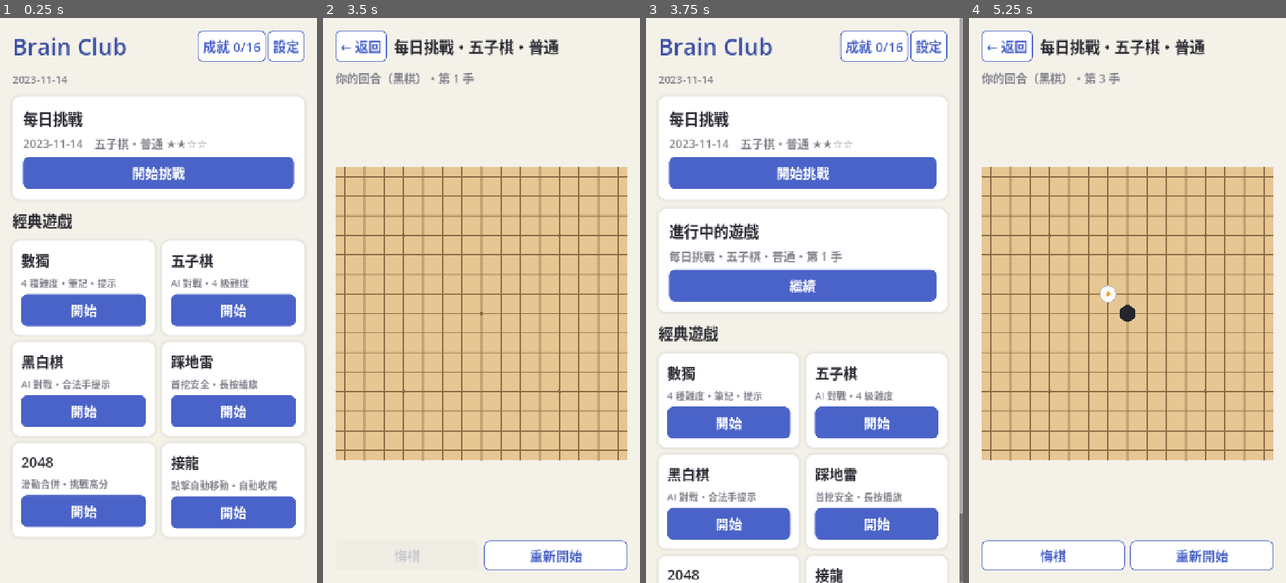
Above: before the commit, frames 1-4 (left to right).
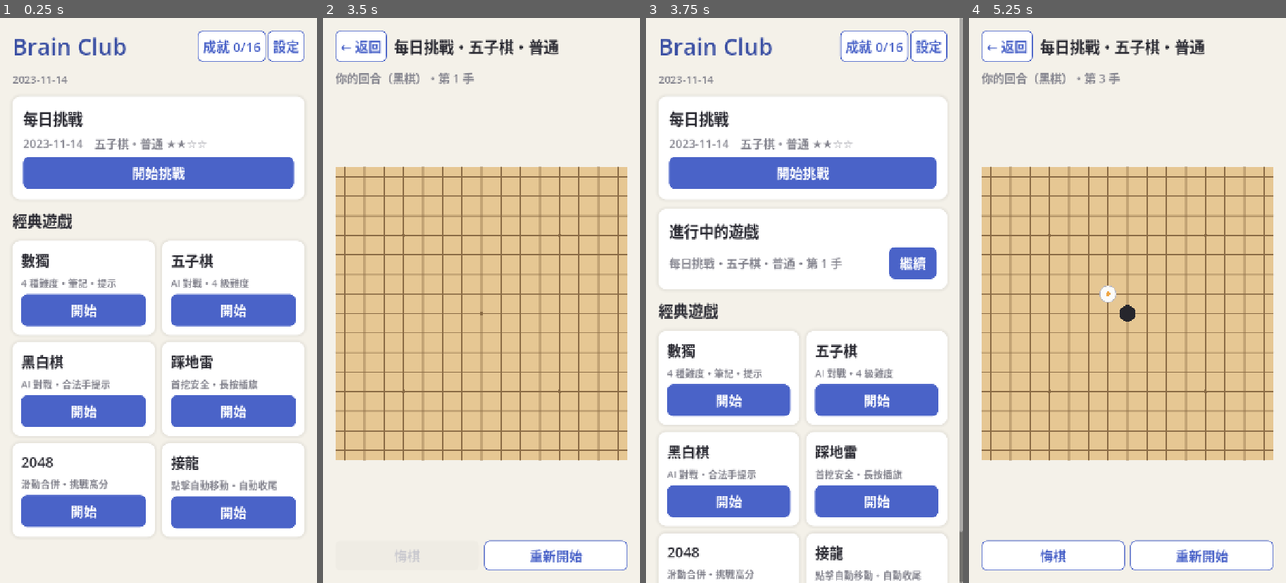
Above: after the commit, the same moments.

Repository: bny0829/BrainTraining
Game: Godot game, scene res://scenes/main.tscn
Same seed, same stepped clock (60 frames per second), same inputs: the game is played once before the commit and once after it.
Inputs (mouse positions are in pixels of both pictures, inside the frame that each line leads up to):
- Up to frame 1 (0.25 s): no input
- Up to frame 2 (3.5 s): click "開始挑戰" at 0.5 s; click "重新開始" at 1.25 s; click "重新開始" at 2 s; click "重新開始" at 2.75 s
- Up to frame 3 (3.75 s): click "← 返回" at 3.5 s
- Up to frame 4 (5.25 s): click "繼續" at 4.25 s; tap Enter at 5 s; move the mouse to (1127, 311) at 5.02 s; hold Right (ui_right) from 5.03 s (still down); click (1127, 311) at 5.17 s

Frames 1-2 are identical in both runs. In frame 3, 25% of the frame differs, in the area x 4-100%, y 40-100%; in frame 4, nothing differs.

Commit message:
feat: 每款遊戲獨立的進行中存檔（可同時掛多局，含舊存檔自動遷移）
Co-Authored-By: Claude Fable 5 <noreply@anthropic.com>

Diff:
--- a/autoload/save_manager.gd
+++ b/autoload/save_manager.gd
@@ -26,6 +26,17 @@
 			var parsed: Variant = JSON.parse_string(f.get_as_text())
 			if parsed is Dictionary:
 				data = parsed
+	_migrate_in_progress()
+
+
+## v0.7 以前全平台只有一格進行中存檔（"in_progress"），v0.8 起每款遊戲各自一格。
+## 舊存檔自動搬到新結構，玩家進度不會遺失。
+func _migrate_in_progress() -> void:
+	var old: Variant = data.get("in_progress")
+	if old is Dictionary and (old as Dictionary).has("game"):
+		section("in_progress_games")[String(old["game"])] = old
+		data.erase("in_progress")
+		save()
 
 
 func save() -> void:
@@ -41,19 +52,24 @@
 	return data[key]
 
 
-# ---- 進行中的遊戲（全平台同時只保留一局） ----
+# ---- 進行中的遊戲（v0.8 起每款遊戲各自一格，可同時掛多局） ----
 
-func get_in_progress() -> Dictionary:
-	var v: Variant = data.get("in_progress")
-	return v if v is Dictionary else {}
+func get_in_progress(game: String) -> Dictionary:
+	var all: Variant = data.get("in_progress_games")
+	if all is Dictionary:
+		var v: Variant = (all as Dictionary).get(game)
+		if v is Dictionary:
+			return v
+	return {}
 
 
-## 傳入空字典代表清除
-func set_in_progress(state: Dictionary) -> void:
+## 傳入空字典代表清除該遊戲的進度
+func set_in_progress(game: String, state: Dictionary) -> void:
+	var all := section("in_progress_games")
 	if state.is_empty():
-		data.erase("in_progress")
+		all.erase(game)
 	else:
-		data["in_progress"] = state
+		all[game] = state
 	save()
 
 
--- a/project.godot
+++ b/project.godot
@@ -36,18 +36,13 @@
 window/stretch/mode="canvas_items"
 window/stretch/aspect="expand"
 window/handheld/orientation=1
-; Android 幀節奏：auto 模式降低觸控到畫面的延遲，改善捲動頓挫感
-window/frame_pacing/android/enable_frame_pacing=true
-window/frame_pacing/android/swappy_mode=2
 
 [gui]
 
-; 關閉控制項像素貼齊：捲動時以次像素平滑移動（高倍縮放下較順）
 common/snap_controls_to_pixels=false
 
 [input_devices]
 
-; 敏捷輸入排清：觸控事件即時處理而非每幀一批，滑動追手更順（Android/iOS）
 buffering/agile_event_flushing=true
 
 [rendering]
--- a/scripts/game2048/game2048_screen.gd
+++ b/scripts/game2048/game2048_screen.gd
@@ -22,7 +22,7 @@
 func _ready() -> void:
 	_build_ui()
 	if String(config.get("mode", "normal")) == "resume":
-		_restore(SaveManager.get_in_progress())
+		_restore(SaveManager.get_in_progress("game2048"))
 	else:
 		_new_game()
 
@@ -188,7 +188,7 @@
 	if reached_2048:
 		s["won"] = int(s.get("won", 0)) + 1
 	SaveManager.save()
-	SaveManager.set_in_progress({})
+	SaveManager.set_in_progress("game2048", {})
 	Achievements.refresh()
 	OverlayDialog.open(self, "無法再移動", "分數：%d・最大磚塊：%d" % [
 		score, Game2048Logic.max_tile(board.grid)
@@ -254,7 +254,7 @@
 func _save_state() -> void:
 	if finished:
 		return
-	SaveManager.set_in_progress({
+	SaveManager.set_in_progress("game2048", {
 		"game": "game2048",
 		"mode": "normal",
 		"difficulty": 0,
--- a/scripts/gomoku/gomoku_screen.gd
+++ b/scripts/gomoku/gomoku_screen.gd
@@ -26,7 +26,7 @@
 	mode = String(config.get("mode", "normal"))
 	_build_ui()
 	if mode == "resume":
-		_restore(SaveManager.get_in_progress())
+		_restore(SaveManager.get_in_progress("gomoku"))
 	else:
 		difficulty = int(config.get("difficulty", GomokuLogic.Difficulty.BEGINNER))
 		_new_game()
@@ -238,7 +238,7 @@
 	finished = true
 	Sfx.play("win" if player_won else "lose")
 	SaveManager.record_result("gomoku", difficulty, player_won)
-	SaveManager.set_in_progress({})
+	SaveManager.set_in_progress("gomoku", {})
 	_refresh()
 	var title := "你贏了！" if player_won else "AI 獲勝"
 	var msg := "難度：%s・共 %d 手" % [GomokuLogic.DIFFICULTY_TEXT[difficulty], moves.size()]
@@ -255,7 +255,7 @@
 func _finish_draw() -> void:
 	finished = true
 	SaveManager.record_result("gomoku", difficulty, false)
-	SaveManager.set_in_progress({})
+	SaveManager.set_in_progress("gomoku", {})
 	_refresh()
 	OverlayDialog.open(self, "平手", "棋盤已下滿", [
 		{"text": "再來一局", "action": _new_game},
@@ -285,7 +285,7 @@
 func _save_state() -> void:
 	if finished:
 		return
-	SaveManager.set_in_progress({
+	SaveManager.set_in_progress("gomoku", {
 		"game": "gomoku",
 		"mode": mode,
 		"difficulty": difficulty,
--- a/scripts/home_screen.gd
+++ b/scripts/home_screen.gd
@@ -9,12 +9,13 @@
 	_build_ui()
 
 
-## 昨天沒玩完的每日挑戰已過期，直接捨棄
+## 昨天沒玩完的每日挑戰已過期，直接捨棄（掃描所有遊戲）
 func _discard_stale_daily() -> void:
-	var st := SaveManager.get_in_progress()
-	if not st.is_empty() and String(st.get("mode", "")) == "daily" \
-			and String(st.get("date", "")) != Daily.today_id():
-		SaveManager.set_in_progress({})
+	for game in GAME_NAMES:
+		var st := SaveManager.get_in_progress(game)
+		if not st.is_empty() and String(st.get("mode", "")) == "daily" \
+				and String(st.get("date", "")) != Daily.today_id():
+			SaveManager.set_in_progress(game, {})
 
 
 func _build_ui() -> void:
@@ -138,61 +139,80 @@
 			Main.instance.open_reversi(cfg)
 
 
+## 進行中的遊戲：每款遊戲各自一列（v0.8 起可同時掛多局）
 func _build_continue_card(col: VBoxContainer) -> void:
-	var st := SaveManager.get_in_progress()
-	var game := String(st.get("game", ""))
-	if not GAME_NAMES.has(game):
+	var active: Array[String] = []
+	for game in GAME_NAMES:
+		if not SaveManager.get_in_progress(game).is_empty():
+			active.append(game)
+	if active.is_empty():
 		return
+
 	var inner := _card(col)
 	var head := Label.new()
 	head.text = "進行中的遊戲"
 	head.add_theme_font_size_override("font_size", 34)
 	inner.add_child(head)
 
-	var mode_text: String = GAME_NAMES[game]
-	if String(st.get("mode", "")) == "daily":
-		mode_text = "每日挑戰・" + mode_text
-	var detail: String
+	for game in active:
+		var st := SaveManager.get_in_progress(game)
+		var row := HBoxContainer.new()
+		row.add_theme_constant_override("separation", 12)
+		inner.add_child(row)
+
+		var mode_text: String = GAME_NAMES[game]
+		if String(st.get("mode", "")) == "daily":
+			mode_text = "每日挑戰・" + mode_text
+		var detail := _progress_detail(game, st)
+		var desc := Label.new()
+		if NO_DIFFICULTY.has(game):
+			desc.text = "%s・%s" % [mode_text, detail]
+		else:
+			desc.text = "%s・%s・%s" % [
+				mode_text,
+				_difficulty_label(game, int(st.get("difficulty", 0))).split(" ")[0],
+				detail,
+			]
+		desc.add_theme_color_override("font_color", AppTheme.TEXT_MUTED)
+		desc.size_flags_horizontal = Control.SIZE_EXPAND_FILL
+		row.add_child(desc)
+
+		var btn := Button.new()
+		btn.text = "繼續"
+		btn.pressed.connect(_resume_game.bind(game))
+		row.add_child(btn)
+
+
+func _progress_detail(game: String, st: Dictionary) -> String:
 	match game:
 		"sudoku", "minesweeper":
-			detail = SudokuScreen.format_time(int(st.get("seconds", 0)))
+			return SudokuScreen.format_time(int(st.get("seconds", 0)))
 		"gomoku":
-			detail = "第 %d 手" % ((st.get("moves", []) as Array).size() + 1)
+			return "第 %d 手" % ((st.get("moves", []) as Array).size() + 1)
 		"game2048":
-			detail = "分數 %d" % int(st.get("score", 0))
+			return "分數 %d" % int(st.get("score", 0))
 		"solitaire":
-			detail = "%d 步" % int(st.get("moves", 0))
+			return "%d 步" % int(st.get("moves", 0))
 		_:
 			var c := ReversiLogic.count(ReversiScreen._to_int_array(st.get("board", [])))
-			detail = "黑 %d：%d 白" % [c[0], c[1]]
-	var desc := Label.new()
-	if NO_DIFFICULTY.has(game):
-		desc.text = "%s・%s" % [mode_text, detail]
-	else:
-		desc.text = "%s・%s・%s" % [
-			mode_text,
-			_difficulty_label(game, int(st.get("difficulty", 0))).split(" ")[0],
-			detail,
-		]
-	desc.add_theme_color_override("font_color", AppTheme.TEXT_MUTED)
-	inner.add_child(desc)
-
-	var btn := Button.new()
-	btn.text = "繼續"
+			return "黑 %d：%d 白" % [c[0], c[1]]
+
+
+func _resume_game(game: String) -> void:
+	var cfg := {"mode": "resume"}
 	match game:
 		"sudoku":
-			btn.pressed.connect(func() -> void: Main.instance.open_sudoku({"mode": "resume"}))
+			Main.instance.open_sudoku(cfg)
 		"gomoku":
-			btn.pressed.connect(func() -> void: Main.instance.open_gomoku({"mode": "resume"}))
+			Main.instance.open_gomoku(cfg)
 		"minesweeper":
-			btn.pressed.connect(func() -> void: Main.instance.open_minesweeper({"mode": "resume"}))
+			Main.instance.open_minesweeper(cfg)
 		"game2048":
-			btn.pressed.connect(func() -> void: Main.instance.open_game2048({"mode": "resume"}))
+			Main.instance.open_game2048(cfg)
 		"solitaire":
-			btn.pressed.connect(func() -> void: Main.instance.open_solitaire({"mode": "resume"}))
+			Main.instance.open_solitaire(cfg)
 		_:
-			btn.pressed.connect(func() -> void: Main.instance.open_reversi({"mode": "resume"}))
-	inner.add_child(btn)
+			Main.instance.open_reversi(cfg)
 
 
 func _build_games(col: VBoxContainer) -> void:
--- a/scripts/minesweeper/minesweeper_screen.gd
+++ b/scripts/minesweeper/minesweeper_screen.gd
@@ -29,7 +29,7 @@
 	mode = String(config.get("mode", "normal"))
 	_build_ui()
 	if mode == "resume":
-		_restore(SaveManager.get_in_progress())
+		_restore(SaveManager.get_in_progress("minesweeper"))
 	else:
 		difficulty = int(config.get("difficulty", MinesweeperLogic.Difficulty.BEGINNER))
 		_new_game()
@@ -248,7 +248,7 @@
 	board.queue_redraw()
 	Sfx.play("lose")
 	SaveManager.record_result("minesweeper", difficulty, false)
-	SaveManager.set_in_progress({})
+	SaveManager.set_in_progress("minesweeper", {})
 	_refresh()
 	OverlayDialog.open(self, "踩到地雷！", "存活 %s・難度 %s" % [
 		SudokuScreen.format_time(int(seconds)), MinesweeperLogic.DIFFICULTY_TEXT[difficulty]
@@ -263,7 +263,7 @@
 	board.show_mines = false
 	Sfx.play("win")
 	SaveManager.record_result("minesweeper", difficulty, true)
-	SaveManager.set_in_progress({})
+	SaveManager.set_in_progress("minesweeper", {})
 	_refresh()
 	var msg := "時間：%s・難度 %s" % [
 		SudokuScreen.format_time(int(seconds)), MinesweeperLogic.DIFFICULTY_TEXT[difficulty]
@@ -308,7 +308,7 @@
 func _save_state() -> void:
 	if finished:
 		return
-	SaveManager.set_in_progress({
+	SaveManager.set_in_progress("minesweeper", {
 		"game": "minesweeper",
 		"mode": mode,
 		"difficulty": difficulty,
--- a/scripts/reversi/reversi_screen.gd
+++ b/scripts/reversi/reversi_screen.gd
@@ -29,7 +29,7 @@
 	mode = String(config.get("mode", "normal"))
 	_build_ui()
 	if mode == "resume":
-		_restore(SaveManager.get_in_progress())
+		_restore(SaveManager.get_in_progress("reversi"))
 	else:
 		difficulty = int(config.get("difficulty", ReversiLogic.Difficulty.BEGINNER))
 		_new_game()
@@ -266,7 +266,7 @@
 	var player_won := c[0] > c[1]
 	Sfx.play("win" if player_won else "lose")
 	SaveManager.record_result("reversi", difficulty, player_won)
-	SaveManager.set_in_progress({})
+	SaveManager.set_in_progress("reversi", {})
 	_refresh()
 	var title: String
 	if c[0] > c[1]:
@@ -315,7 +315,7 @@
 func _save_state() -> void:
 	if finished:
 		return
-	SaveManager.set_in_progress({
+	SaveManager.set_in_progress("reversi", {
 		"game": "reversi",
 		"mode": mode,
 		"difficulty": difficulty,
--- a/scripts/solitaire/solitaire_screen.gd
+++ b/scripts/solitaire/solitaire_screen.gd
@@ -23,7 +23,7 @@
 func _ready() -> void:
 	_build_ui()
 	if String(config.get("mode", "normal")) == "resume":
-		_restore(SaveManager.get_in_progress())
+		_restore(SaveManager.get_in_progress("solitaire"))
 	else:
 		_new_game()
 
@@ -427,7 +427,7 @@
 	if best == 0 or int(seconds) < best:
 		s["best_time"] = int(seconds)
 	SaveManager.save()
-	SaveManager.set_in_progress({})
+	SaveManager.set_in_progress("solitaire", {})
 	_refresh()
 	OverlayDialog.open(self, "恭喜完成！", "時間：%s・共 %d 步" % [
 		SudokuScreen.format_time(int(seconds)), moves
@@ -468,7 +468,7 @@
 func _save_state() -> void:
 	if finished:
 		return
-	SaveManager.set_in_progress({
+	SaveManager.set_in_progress("solitaire", {
 		"game": "solitaire",
 		"mode": "normal",
 		"difficulty": 0,
--- a/scripts/sudoku/sudoku_screen.gd
+++ b/scripts/sudoku/sudoku_screen.gd
@@ -32,7 +32,7 @@
 	mode = String(config.get("mode", "normal"))
 	_build_ui()
 	if mode == "resume":
-		_restore(SaveManager.get_in_progress())
+		_restore(SaveManager.get_in_progress("sudoku"))
 	else:
 		difficulty = int(config.get("difficulty", SudokuLogic.Difficulty.EASY))
 		_new_game()
@@ -361,7 +361,7 @@
 	finished = true
 	Sfx.play("win")
 	SaveManager.record_sudoku_result(difficulty, int(seconds), true)
-	SaveManager.set_in_progress({})
+	SaveManager.set_in_progress("sudoku", {})
 	var lines := "難度：%s\n時間：%s" % [
 		SudokuLogic.DIFFICULTY_TEXT[difficulty], format_time(int(seconds))
 	]
@@ -381,7 +381,7 @@
 	finished = true
 	Sfx.play("lose")
 	SaveManager.record_sudoku_result(difficulty, int(seconds), false)
-	SaveManager.set_in_progress({})
+	SaveManager.set_in_progress("sudoku", {})
 	OverlayDialog.open(self, "挑戰失敗", "錯誤已達 %d 次" % MAX_MISTAKES, [
 		{"text": "重新開始", "action": _restart_same},
 		{"text": "回首頁", "action": _go_home, "secondary": true},
@@ -429,7 +429,7 @@
 func _save_state() -> void:
 	if finished:
 		return
-	SaveManager.set_in_progress({
+	SaveManager.set_in_progress("sudoku", {
 		"game": "sudoku",
 		"mode": mode,
 		"difficulty": difficulty,
--- a/tests/autotest.gd
+++ b/tests/autotest.gd
@@ -72,7 +72,7 @@
 	await _shot("sudoku.png")
 
 	# 存檔還原
-	var saved := SaveManager.get_in_progress()
+	var saved := SaveManager.get_in_progress("sudoku")
 	_check(not saved.is_empty(), "進行中存檔遺失")
 	print("[autotest] 數獨操作 OK")
 
@@ -312,6 +312,14 @@
 	_check(sol2.board.stock == sol_stock and sol2.moves == sol_moves, "接龍續玩還原失敗")
 	print("[autotest] 接龍 OK")
 
+	# ---- 多局進行中存檔（v0.8：各遊戲可同時掛局）----
+	var active_count := 0
+	for g_name in ["sudoku", "gomoku", "reversi", "minesweeper", "game2048", "solitaire"]:
+		if not SaveManager.get_in_progress(g_name).is_empty():
+			active_count += 1
+	_check(active_count >= 4, "多局進行中存檔數量不足（%d）" % active_count)
+	print("[autotest] 多局存檔 OK（同時 %d 局）" % active_count)
+
 	# ---- 設定頁 ----
 	main.open_settings()
 	await tree.process_frame
Not shown, changed: export_presets.cfg
